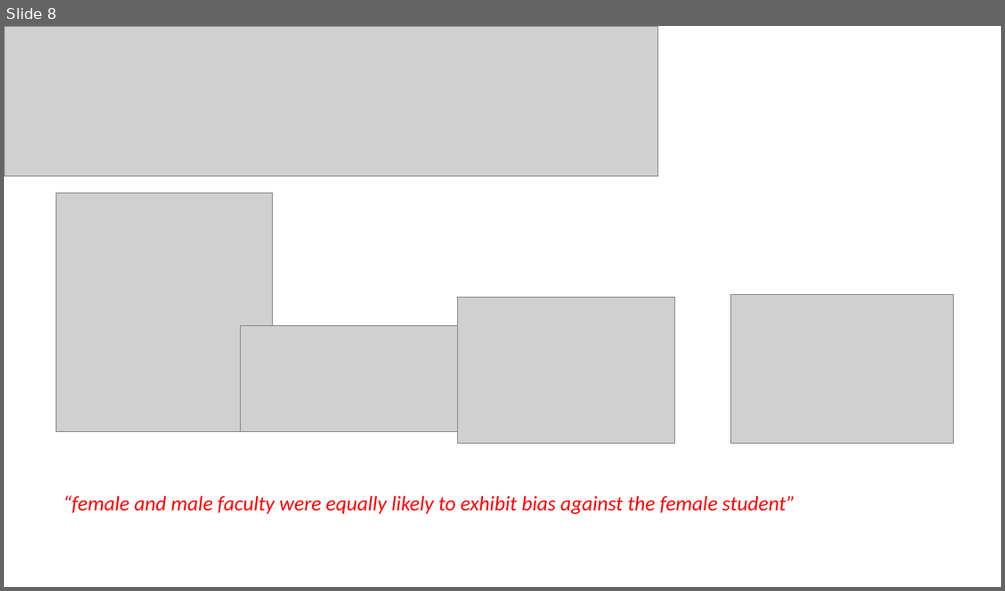
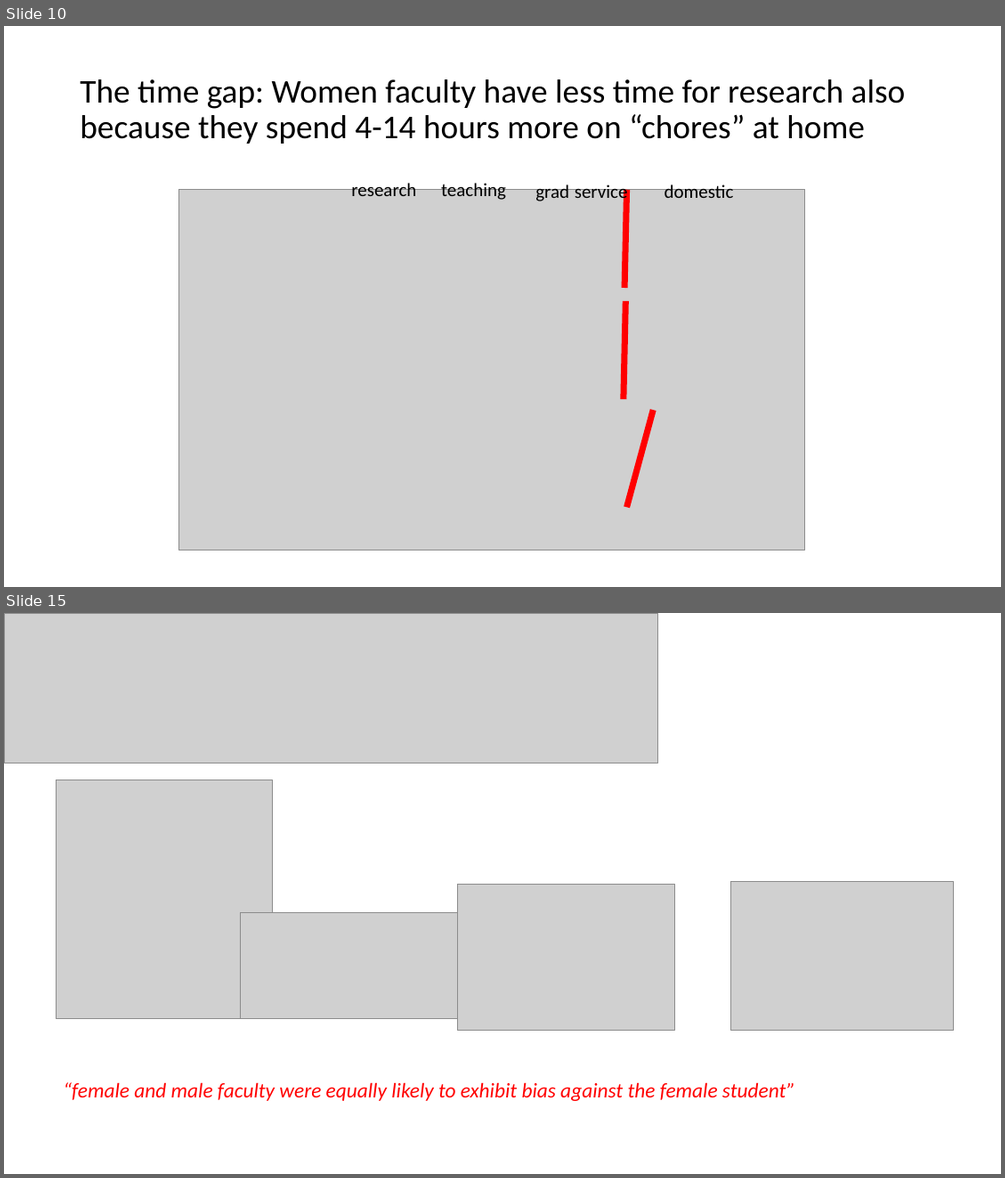
Before and after one commit to JoeyBernhardt/GRC-power-hour, a slide deck: presentations/GRC-power-hour.pptx. Shown one above the other, each under a label of ours: slide 8 before the commit, slides 10 and 15 after it; the slides between them are not shown. The pictures are 1005x591 and 1005x1178 pixels, drawn with LibreOffice and Linux fonts; fonts in the diff are those of the drawing; grey boxes stand for pictures. Boxes give left, top, right and bottom in pixels: in the first picture for what was removed or moved away, otherwise in the second. Text is boxed around its words. In the diff, an @@ line names an element or a change of style, - is before the commit and + after.

```diff
--- a/presentations/GRC-power-hour.pptx
+++ b/presentations/GRC-power-hour.pptx
@@ slide 10 added at [4,26,1001,587], background #FFFFFF @@
@@ title added at [80,79,906,143], 32 pt, text #000000 @@
+The time gap: Women faculty have less time for research also because they spend 4-14 hours more on “chores” at home
@@ text added at [351,181,416,196], 18 pt, text #000000 @@
+research
@@ text added at [441,181,506,200], 18 pt, text #000000 @@
+teaching
@@ text added at [535,183,569,201], 18 pt, text #000000 @@
+grad
@@ text added at [574,182,628,203], 18 pt, text #000000 @@
+service
@@ text added at [664,182,734,198], 18 pt, text #000000 @@
+domestic
@@ picture added at [179,190,805,549] @@
@@ line added from (627, 190) to (624, 288), #FF0000 6 pt @@
@@ line added from (625, 301) to (623, 399), #FF0000 6 pt @@
@@ line added from (653, 410) to (627, 507), #FF0000 6 pt @@
@@ what was slide 8 is now slide 15 @@
```
Also in this commit, not shown: 4 slides changed, 18 other slides added, 3 other files.
